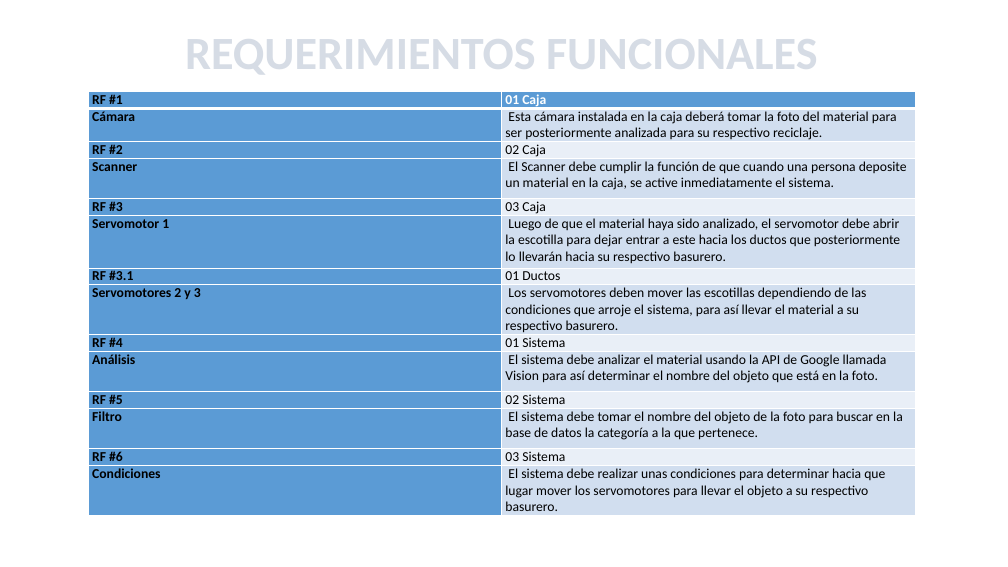
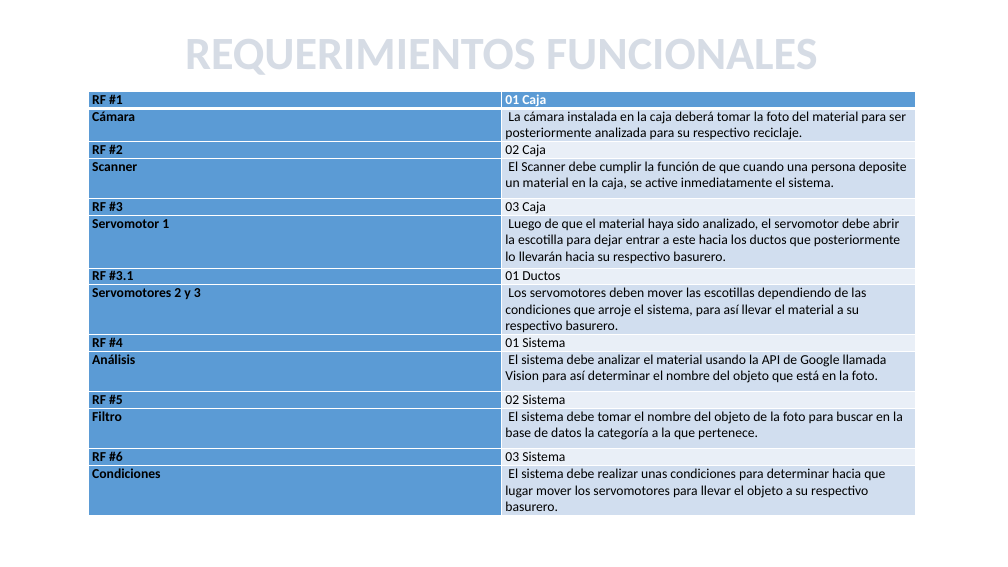
Before and after one commit to Kathar6/A.R.I, a slide deck: slide 6 of Documentos/RECICLAJE INTELIGENTE.pptx. Drawn at 1008x567 pixels with LibreOffice and Linux fonts; fonts in the diff are those of the drawing; background and template pictures are left out. Boxes give left, top, right and bottom in pixels: in the first picture for what was removed or moved away, otherwise in the second. Text is boxed around its words. In the diff, an @@ line names an element or a change of style, - is before the commit and + after.

```diff
--- a/Documentos/RECICLAJE INTELIGENTE.pptx
+++ b/Documentos/RECICLAJE INTELIGENTE.pptx
@@ table at box(88, 91, 916, 520) @@
-row 2, column 2: Esta cámara instalada en la caja deberá tomar la foto del material para ser posteriormente analizada para su respectivo reciclaje.
+row 2, column 2: La cámara instalada en la caja deberá tomar la foto del material para ser posteriormente analizada para su respectivo reciclaje.
```
Also in this commit, not shown: 1 other slide changed, 4 slides added.
